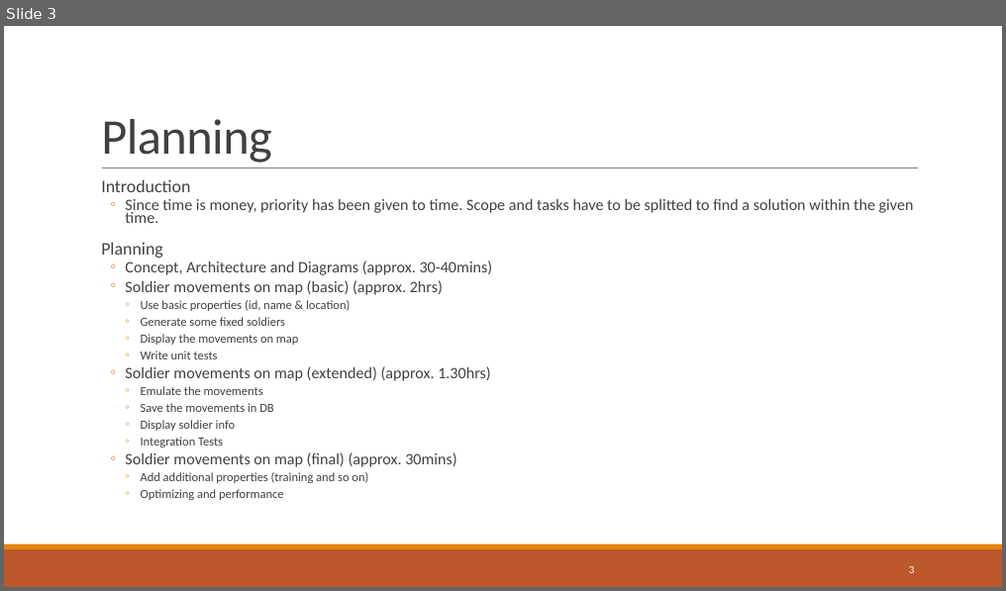
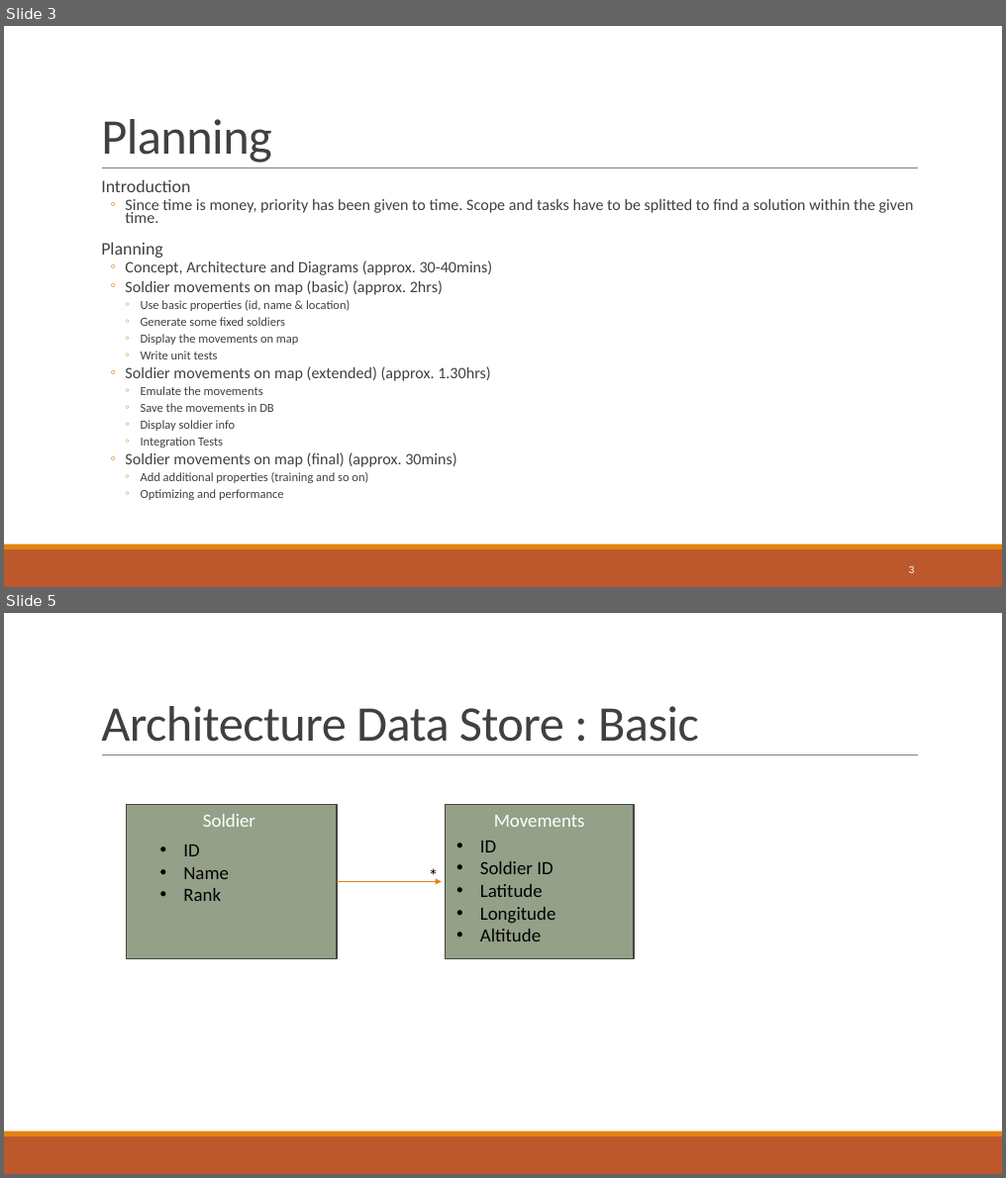
Before and after one commit to vishnut13/codechallenge24, a slide deck: Docs/Code Challenge.pptx. Shown one above the other, each under a label of ours: slide 3 before the commit, slides 3 and 5 after it; the slides between them are not shown. The pictures are 1006x591 and 1006x1178 pixels, drawn with LibreOffice and Linux fonts; fonts in the diff are those of the drawing. Boxes give left, top, right and bottom in pixels: in the first picture for what was removed or moved away, otherwise in the second. Text is boxed around its words. In the diff, an @@ line names an element or a change of style, - is before the commit and + after.

```diff
--- a/Docs/Code Challenge.pptx
+++ b/Docs/Code Challenge.pptx
@@ slide 5 added at (4,613,1002,1174), background #FFFFFF; not listed: 3 template elements that a slide beside it also shows @@
@@ title added at (101,706,699,742), 48 pt, text #404040 @@
+Architecture Data Store : Basic
@@ rectangle added at (126,805,338,959), fill #94A088, outline #41463C 1.25 pt, 18 pt, text #FFFFFF @@
+Soldier
@@ rectangle added at (445,805,634,959), fill #94A088, outline #41463C 1.25 pt, 18 pt, text #FFFFFF @@
+Movements
@@ text added at (183,845,229,901), 18 pt, text #000000 @@
+• ID
+• Name
+• Rank
@@ text added at (480,841,556,942), 18 pt, text #000000 @@
+• ID
+• Soldier ID
+• Latitude
+• Longitude
+• Altitude
@@ text added at (421,861,446,891), 18 pt, text #000000 @@
+*
@@ arrow added from (338, 881) to (442, 881), #E48312 1 pt @@
```
Also in this commit, not shown: 2 other slides added, 1 slide removed, 14 other files.
